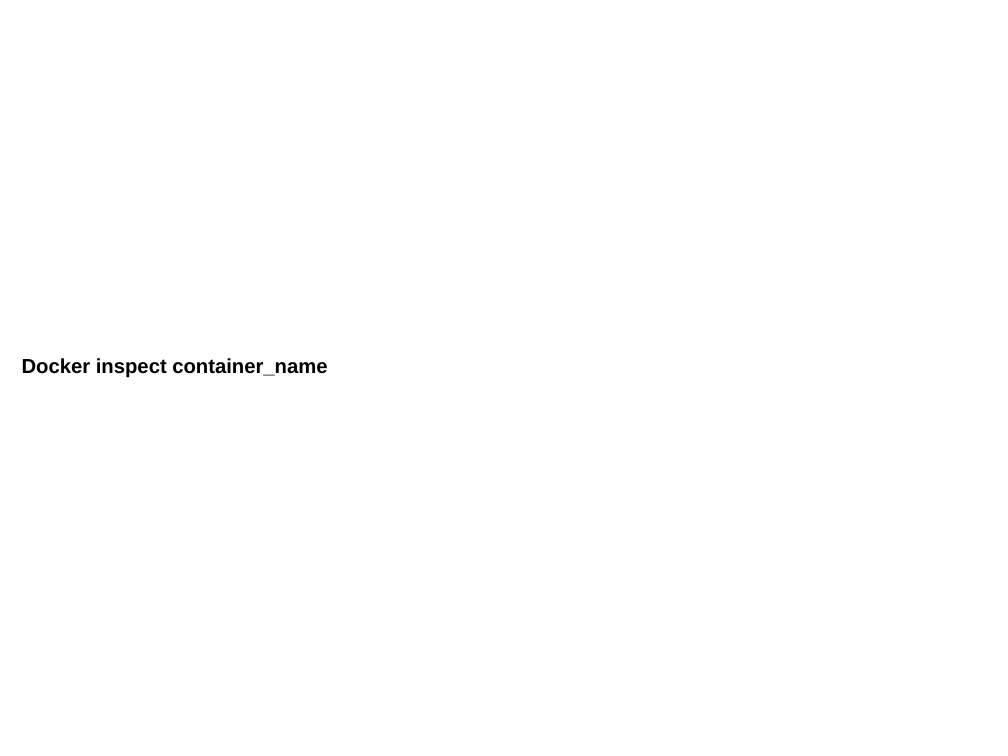
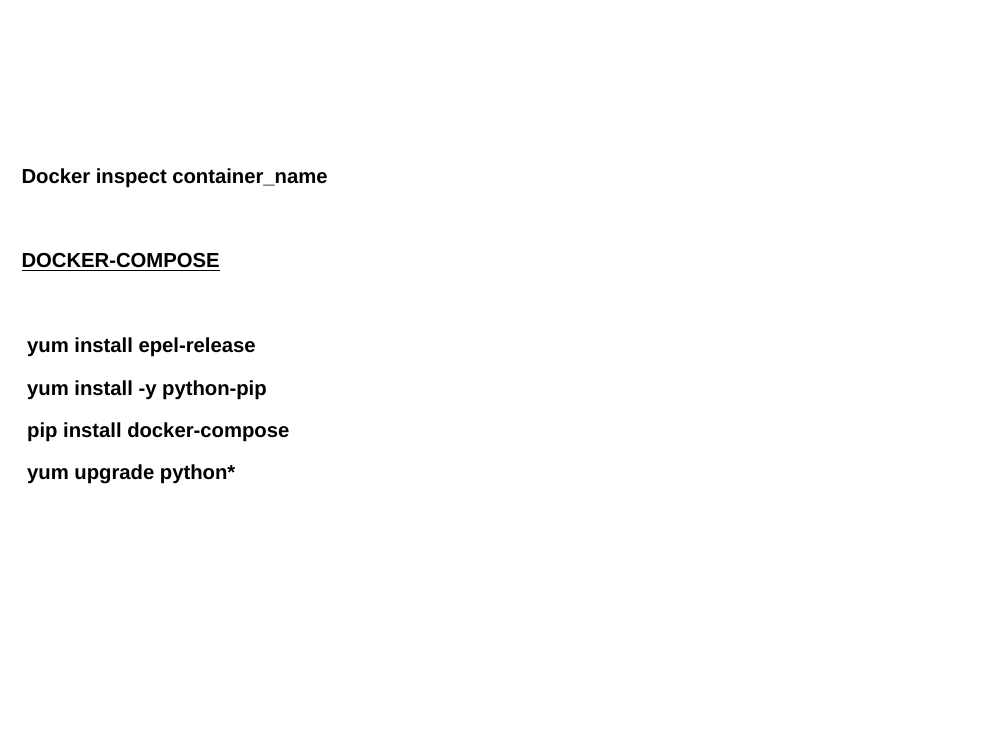
Before and after one commit to hackersdatabase007/mayank, a slide deck: slide 22 of Docker/MY_DOCKERS.pptx (slide 21 before the commit). Drawn at 1008x756 pixels with LibreOffice and Linux fonts; fonts in the diff are those of the drawing. Boxes give left, top, right and bottom in pixels: in the first picture for what was removed or moved away, otherwise in the second. Text is boxed around its words. In the diff, an @@ line names an element or a change of style, - is before the commit and + after.

```diff
--- a/Docker/MY_DOCKERS.pptx
+++ b/Docker/MY_DOCKERS.pptx
@@ subtitle at [22, 252, 289, 484]: paragraphs added @@
+DOCKER-COMPOSE
+yum install epel-release
+yum install -y python-pip
+pip install docker-compose
+yum upgrade python*
```
Also in this commit, not shown: 5 other slides changed, 2 slides added, 1 slide removed.
